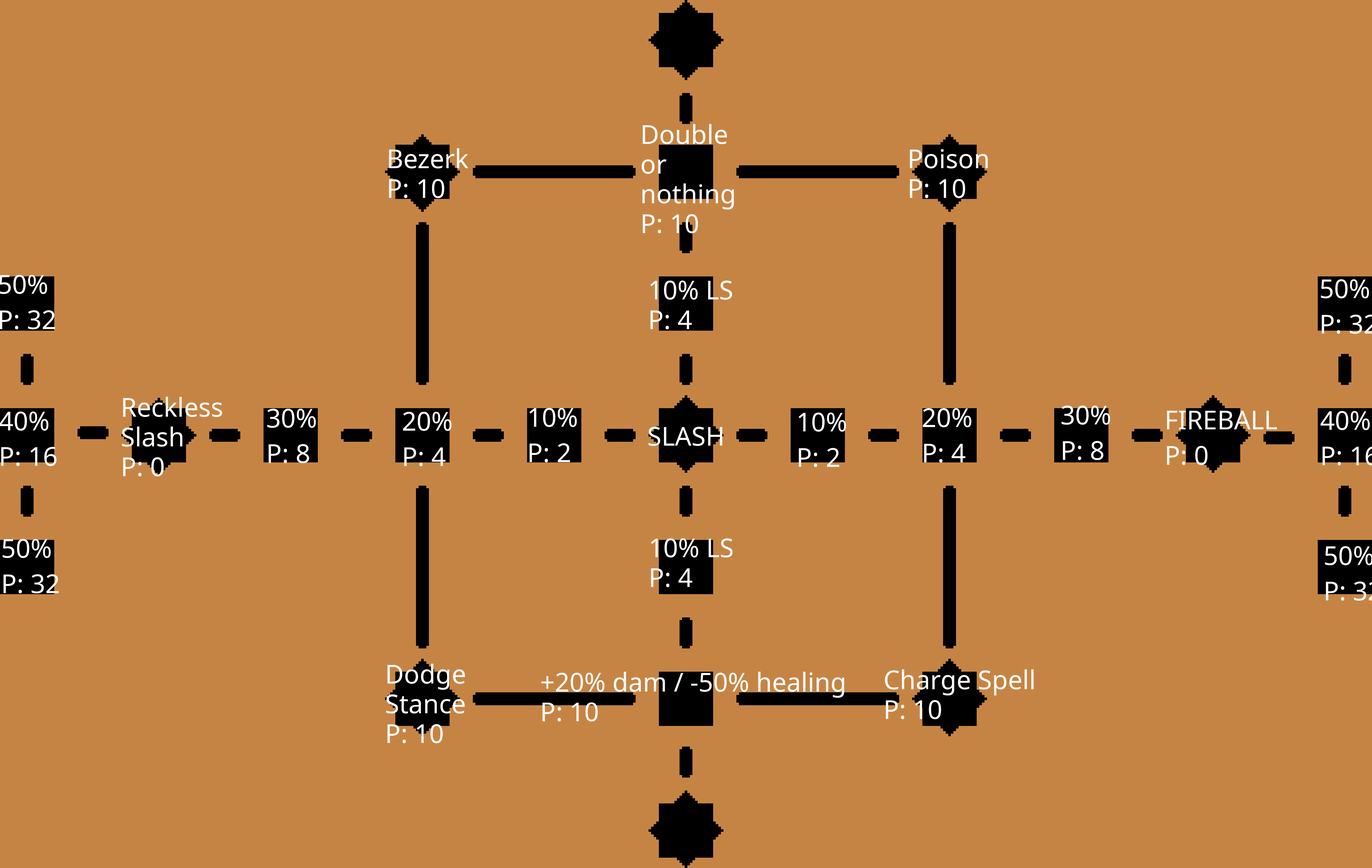
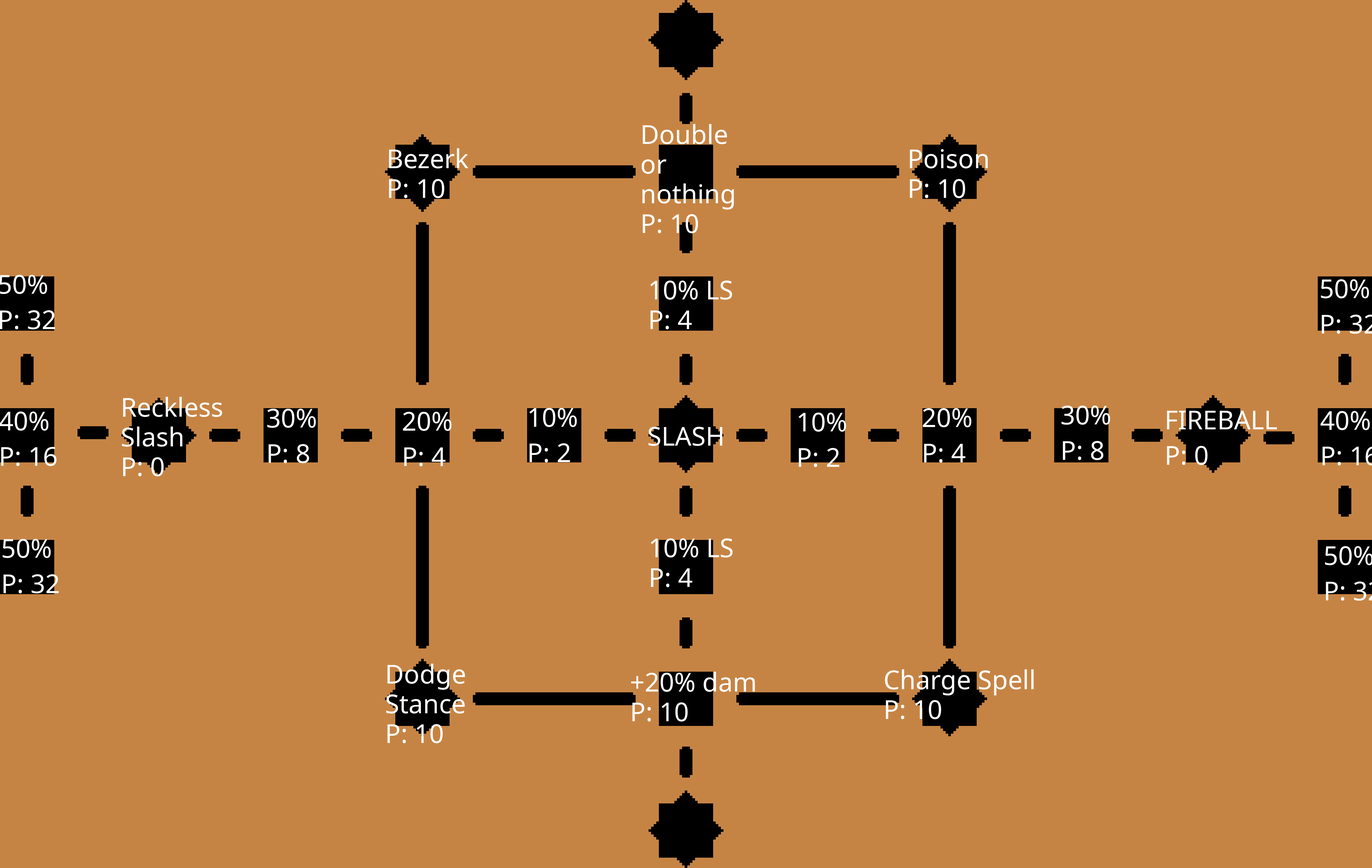
Comparing the layer stacks of the two 1372×868 images. Changes:
renamed "+20% dam / -50% healing ..." to "+20% dam ...", painted on it over (x1=541, y1=671, x2=845, y2=722)
